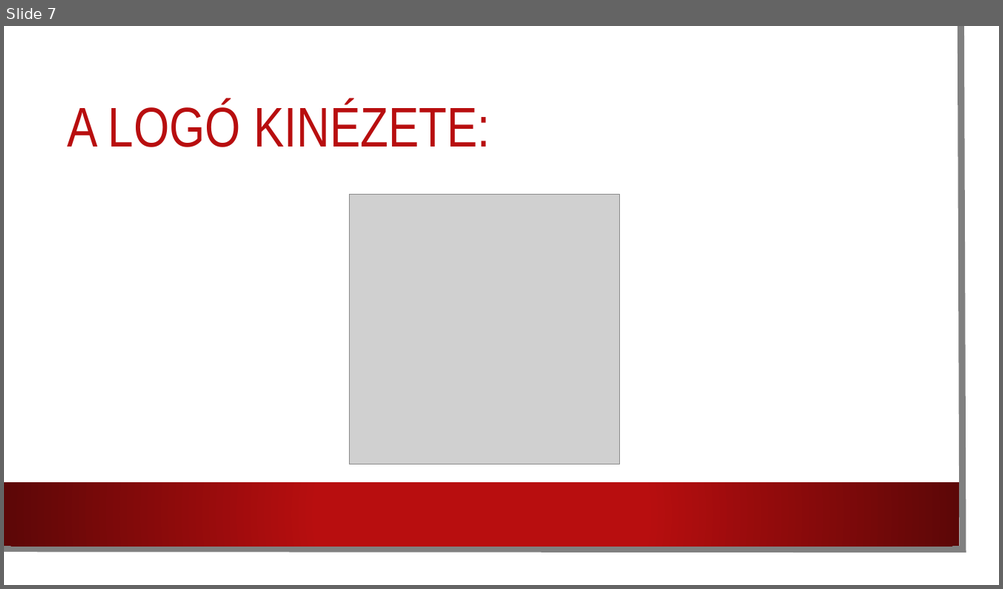
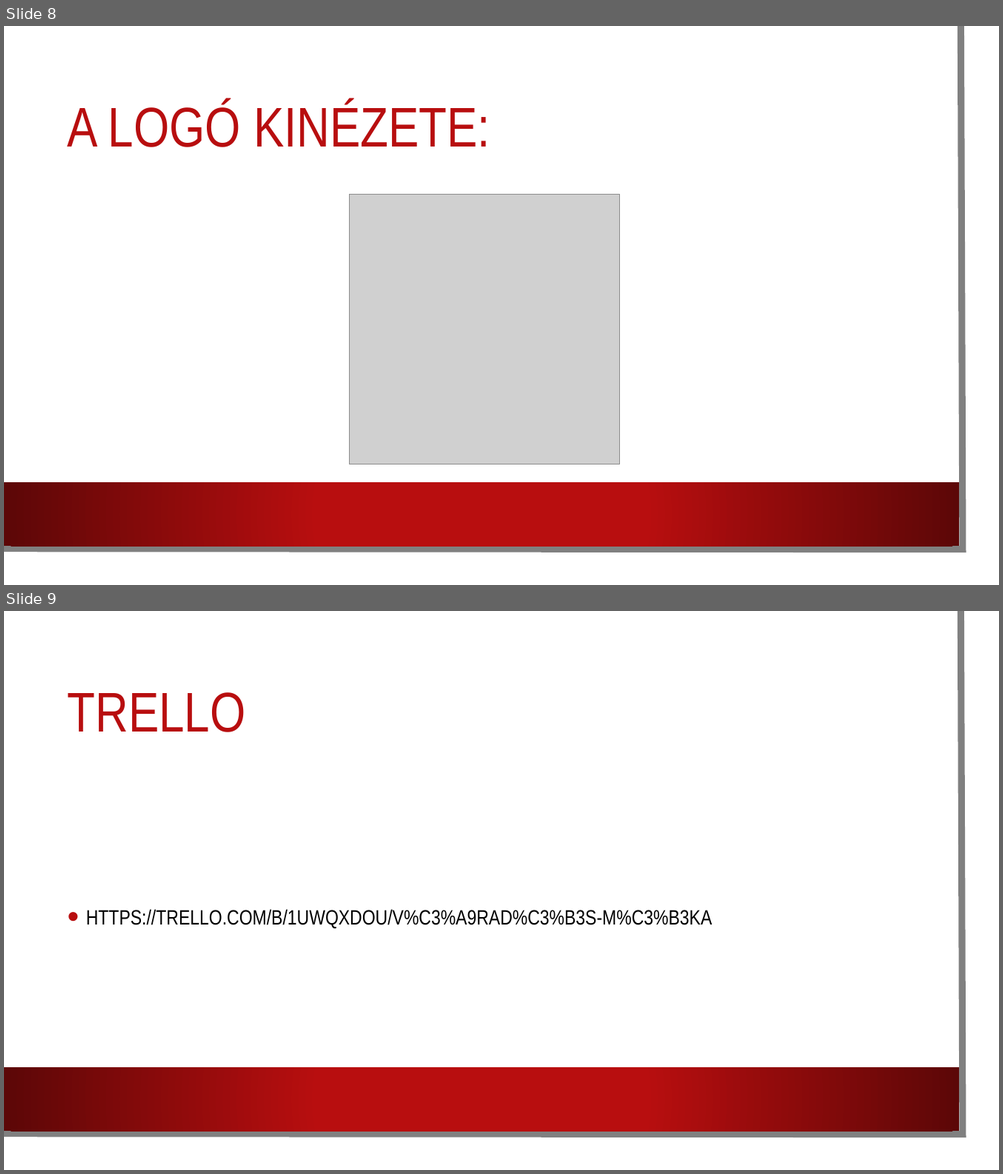
Before and after one commit to Tepertvau/ProjektFeladat, a slide deck: PPT/Véradós-móka.pptx. Shown one above the other, each under a label of ours: slide 7 before the commit, slides 8 and 9 after it. The pictures are 1003x589 and 1003x1174 pixels, drawn with LibreOffice and Linux fonts; fonts in the diff are those of the drawing; grey boxes stand for pictures; background and template pictures are left out. Boxes give left, top, right and bottom in pixels: in the first picture for what was removed or moved away, otherwise in the second. Text is boxed around its words. In the diff, an @@ line names an element or a change of style, - is before the commit and + after.

```diff
--- a/PPT/Véradós-móka.pptx
+++ b/PPT/Véradós-móka.pptx
@@ slide 9 added at (4, 611, 999, 1170), background picture (left out); not listed: 3 template elements that a slide beside it also shows @@
@@ title added at (68, 692, 246, 732), 54 pt, text #B80E0F @@
+TRELLO
@@ text added at (86, 909, 711, 929), 20 pt, text #000000 @@
+• HTTPS://TRELLO.COM/B/1UWQXDOU/V%C3%A9RAD%C3%B3S-M%C3%B3KA
@@ what was slide 7 is now slide 8 @@
```
Also in this commit, not shown: 3 other slides added, 1 other file.
